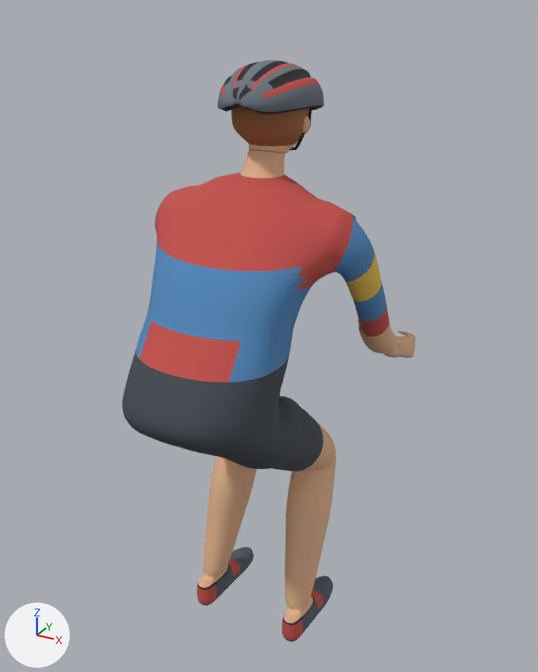
A saved change to the glTF model assets/models/rider_torso.glb.
Camera for both pictures: a camera (50 mm lens) standing at (0.766, -1.111, 0.743) and looking at (-0.009, 0.299, 0.038). The lights are fixed; the arrows at lower left show +X, +Y and +Z. The picture after the commit comes second. Vertices at exactly the same position are counted once.

In view in the first picture: 'rider_torso'.
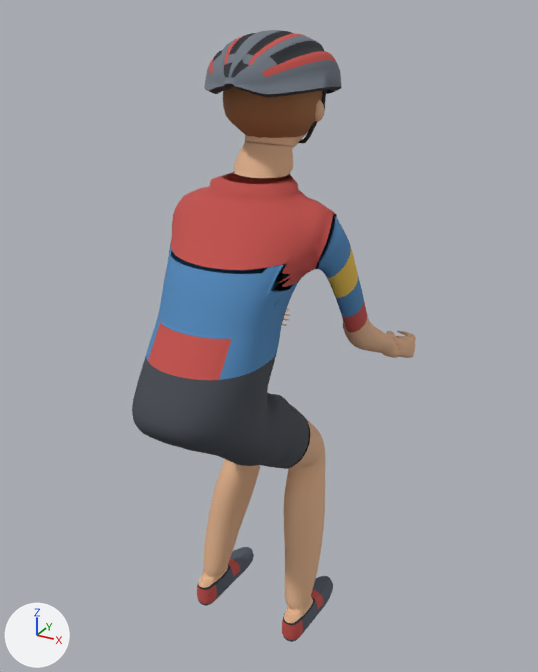
What changed in the scene script:
```text
Change me_rider_torso_002:
    used by ob_rider_torso; location = (0.0, 0.0, 0.0)
    remove me_rider_torso_002.from_pydata(...)  # 20417 vertices, 41004 faces; spans x -0.267..0.267, y -0.151..0.712, z -0.72..0.647
    add me_rider_torso_002.from_pydata(...)  # 20417 vertices, 41004 faces; spans x -0.233..0.233, y -0.151..0.712, z -0.72..0.703
    me_rider_torso_002 part 1: the loose piece of 110 vertices spanning x 0.064..0.086, y 0.283..0.309, z 0.509..0.547 is scaled about its middle by (1.28, 1.28, 1.24), then moved by (0.021, 0.012, 0.027)
    me_rider_torso_002 part 2: the loose piece of 610 vertices spanning x -0.081..0.081, y 0.207..0.324, z 0.482..0.632 is scaled about its middle by (1.28, 1.28, 1.24), then moved by (0.0, 0.004, 0.034)
    me_rider_torso_002 part 3: the loose piece of 1325 vertices spanning x -0.102..0.102, y 0.156..0.411, z 0.541..0.647 is scaled about its middle by (1.28, 1.28, 1.24), then moved by (0.0, 0.009, 0.043)
    me_rider_torso_002 part 4: the loose piece of 88 vertices spanning x -0.081..0.081, y 0.299..0.353, z 0.462..0.563 is scaled about its middle by (1.28, 1.28, 1.24), then moved by (0.0, 0.021, 0.023)
    me_rider_torso_002 part 5: 10234 of 20417 vertices moved; they spanned x -0.267..0.267, y -0.15..0.554, z -0.534..0.624 and now span x -0.219..0.219, y -0.15..0.554, z -0.534..0.674; mean shift (0.0, 0.002, 0.006); largest move (0.0, 0.338, 0.615) -> (0.0, 0.362, 0.663)
    other edits to the shape of me_rider_torso_002 do not show in these pictures
```

Where the change shows, as pixel boxes [x1, y1, x2, y2] in the pictures (538 x 672 px; the box of a moved part takes in the faces that stretch with it):
'rider_torso', reshaped: before [122, 60, 416, 642]; after [132, 30, 416, 642]
part 1 of me_rider_torso_002, moved or reshaped: before [303, 116, 310, 133]; after [315, 100, 324, 122]
part 2 of me_rider_torso_002, moved or reshaped: before [231, 106, 311, 146]; after [223, 87, 325, 138]
part 3 of me_rider_torso_002, moved or reshaped: before [217, 60, 324, 115]; after [204, 30, 342, 97]
part 4 of me_rider_torso_002, moved or reshaped (mostly hidden): before [290, 108, 312, 150]; after [298, 90, 326, 143]
part 5 of me_rider_torso_002, moved or reshaped: before [122, 141, 395, 572]; after [132, 130, 395, 572]
